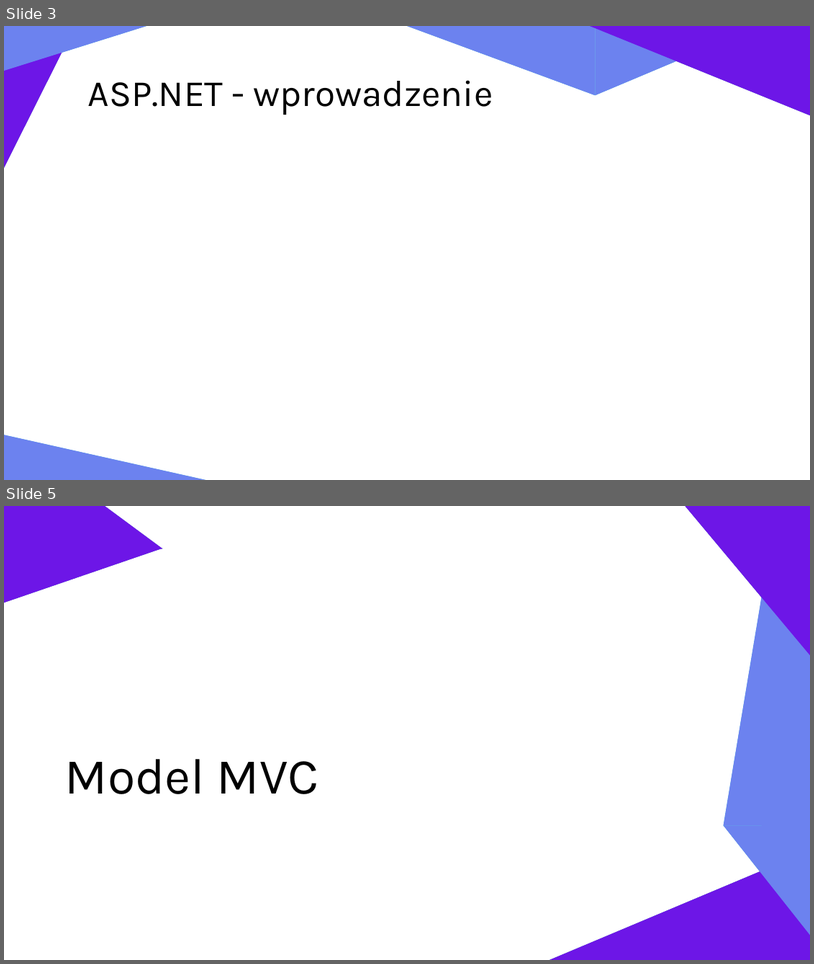
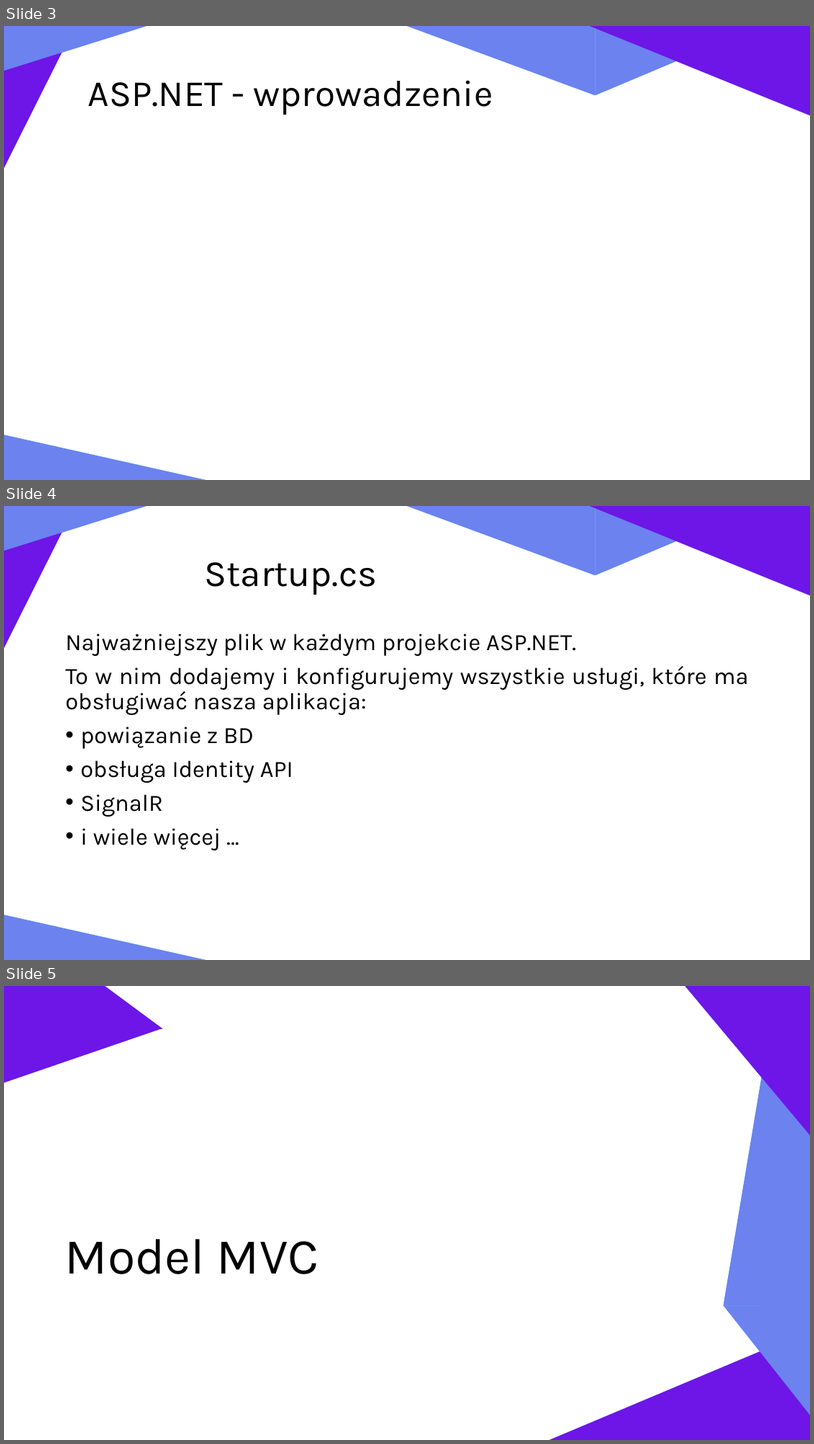
Before and after one commit to zlociu/ASPNET-TIWPR-LAB, a slide deck: ASPNET.pptx. Shown one above the other, each under a label of ours: slides 3 and 5 before the commit, slides 3, 4 and 5 after it; the slides between them are not shown. The pictures are 814x964 and 814x1444 pixels, drawn with LibreOffice and Linux fonts; fonts in the diff are those of the drawing. Boxes give left, top, right and bottom in pixels: in the first picture for what was removed or moved away, otherwise in the second. Text is boxed around its words. In the diff, an @@ line names an element or a change of style, - is before the commit and + after.

```diff
--- a/ASPNET.pptx
+++ b/ASPNET.pptx
@@ slide 4 added at bbox=[4, 506, 810, 960], background #FFFFFF; not listed: 12 template elements that a slide beside it also shows @@
@@ title added at bbox=[205, 562, 378, 595], 44 pt, text #000000 @@
+Startup.cs
@@ text added at bbox=[65, 633, 748, 850], 28 pt, text #000000 @@
+Najważniejszy plik w każdym projekcie ASP.NET.
+To w nim dodajemy i konfigurujemy wszystkie usługi, które ma obsługiwać nasza aplikacja:
+• powiązanie z BD
+• obsługa Identity API
+• SignalR
+• i wiele więcej …
```
Also in this commit, not shown: 11 slides changed, 3 other slides added, 4 slides removed.
